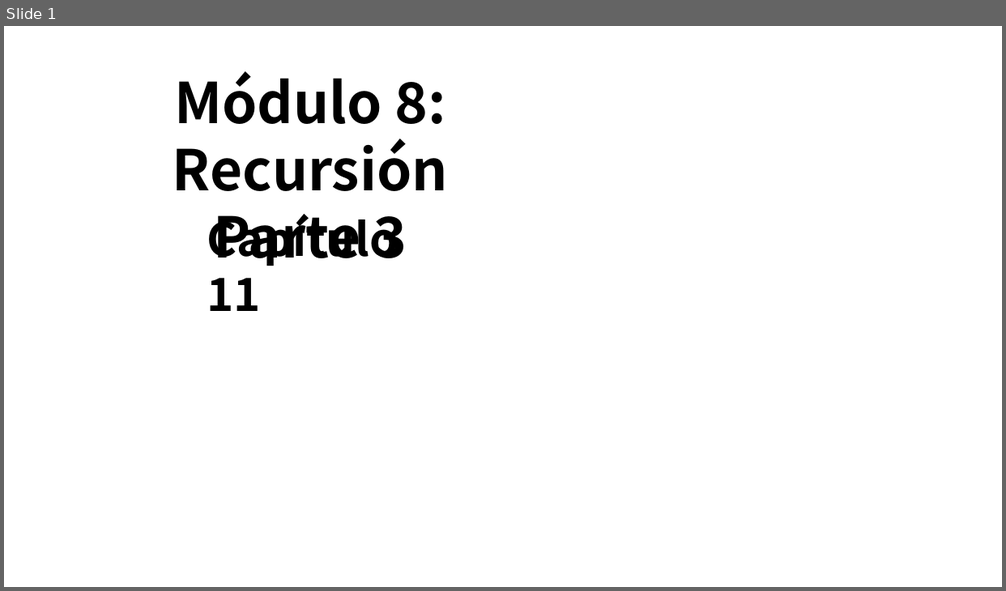
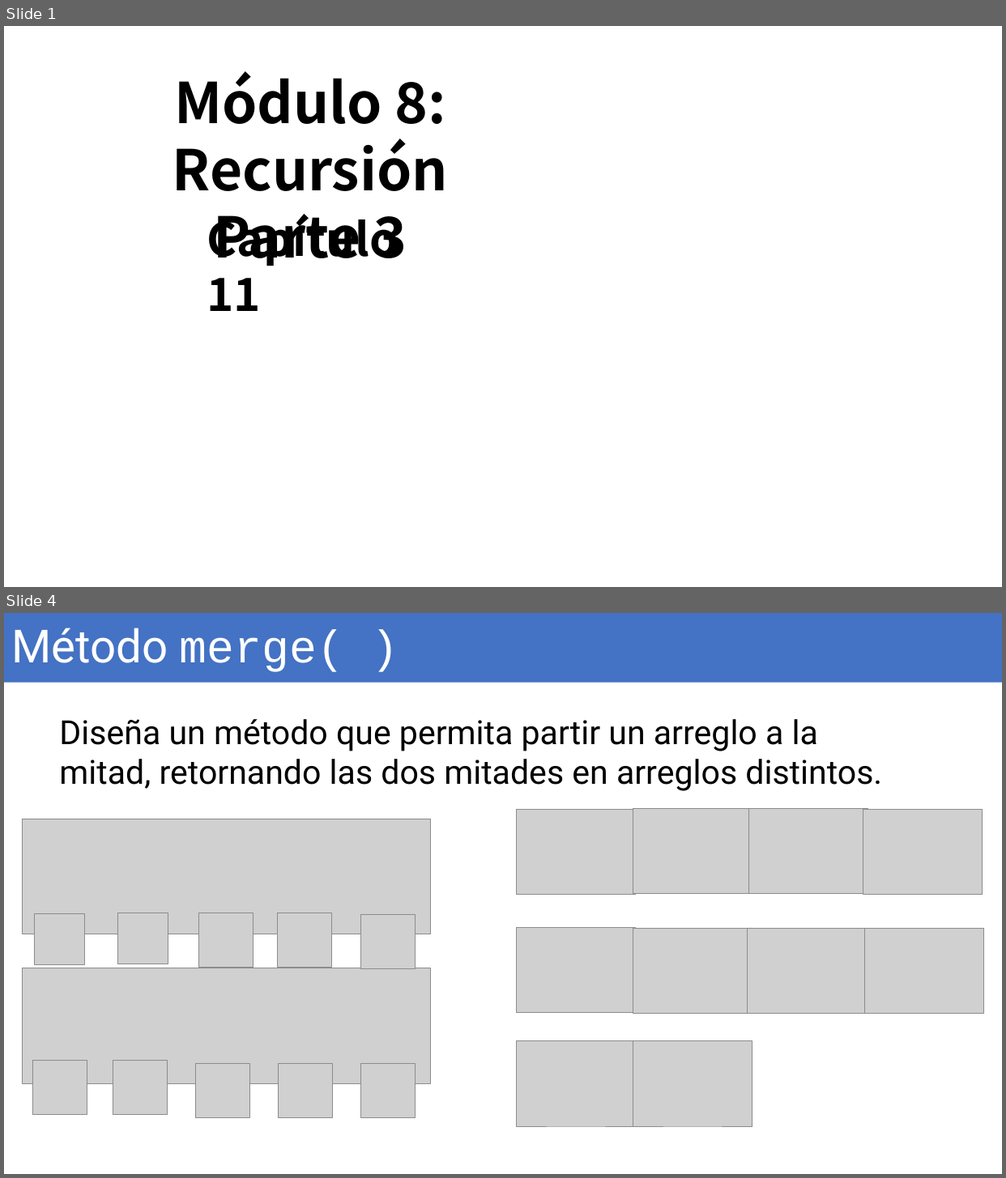
Before and after one commit to OMardil/INFO2, a slide deck: MOD08_Recursion/01 Presentacion/INFO2_MOD08_3-Merge_Sort.pptx. Shown one above the other, each under a label of ours: slide 1 before the commit, slides 1 and 4 after it; the slides between them are not shown. The pictures are 1006x591 and 1006x1178 pixels, drawn with LibreOffice and Linux fonts; fonts in the diff are those of the drawing; grey boxes stand for pictures; background and template pictures are left out. Boxes give left, top, right and bottom in pixels: in the first picture for what was removed or moved away, otherwise in the second. Text is boxed around its words. In the diff, an @@ line names an element or a change of style, - is before the commit and + after.

```diff
--- a/MOD08_Recursion/01 Presentacion/INFO2_MOD08_3-Merge_Sort.pptx
+++ b/MOD08_Recursion/01 Presentacion/INFO2_MOD08_3-Merge_Sort.pptx
@@ slide 4 added at [4, 613, 1002, 1174], background #FFFFFF @@
@@ title added at [4, 613, 1002, 683], fill #4472C4, 44 pt, text #FFFFFF @@
+Método merge( )
@@ text added at [59, 719, 882, 791], 32 pt, text #000000 @@
+Diseña un método que permita partir un arreglo a la mitad, retornando las dos mitades en arreglos distintos.
@@ picture added at [23, 819, 431, 934] @@
@@ picture added at [517, 809, 636, 895] @@
@@ picture added at [633, 809, 752, 895] @@
@@ picture added at [749, 809, 868, 895] @@
@@ picture added at [863, 809, 982, 895] @@
@@ picture added at [35, 914, 85, 964] @@
@@ picture added at [117, 914, 168, 964] @@
@@ picture added at [199, 914, 254, 968] @@
@@ picture added at [277, 914, 332, 968] @@
@@ picture added at [361, 914, 415, 969] @@
@@ picture added at [517, 928, 636, 1013] @@
@@ picture added at [633, 928, 752, 1013] @@
@@ picture added at [748, 928, 867, 1013] @@
@@ picture added at [865, 928, 984, 1013] @@
@@ picture added at [23, 969, 431, 1084] @@
@@ picture added at [517, 1041, 636, 1127] @@
@@ picture added at [633, 1041, 752, 1127] @@
@@ picture added at [32, 1061, 87, 1115] @@
@@ picture added at [113, 1061, 168, 1115] @@
@@ picture added at [195, 1063, 249, 1118] @@
@@ picture added at [278, 1063, 333, 1118] @@
@@ picture added at [361, 1063, 415, 1118] @@
```
Also in this commit, not shown: 2 slides changed, 8 other slides added, 4 slides removed, 3 other files.
